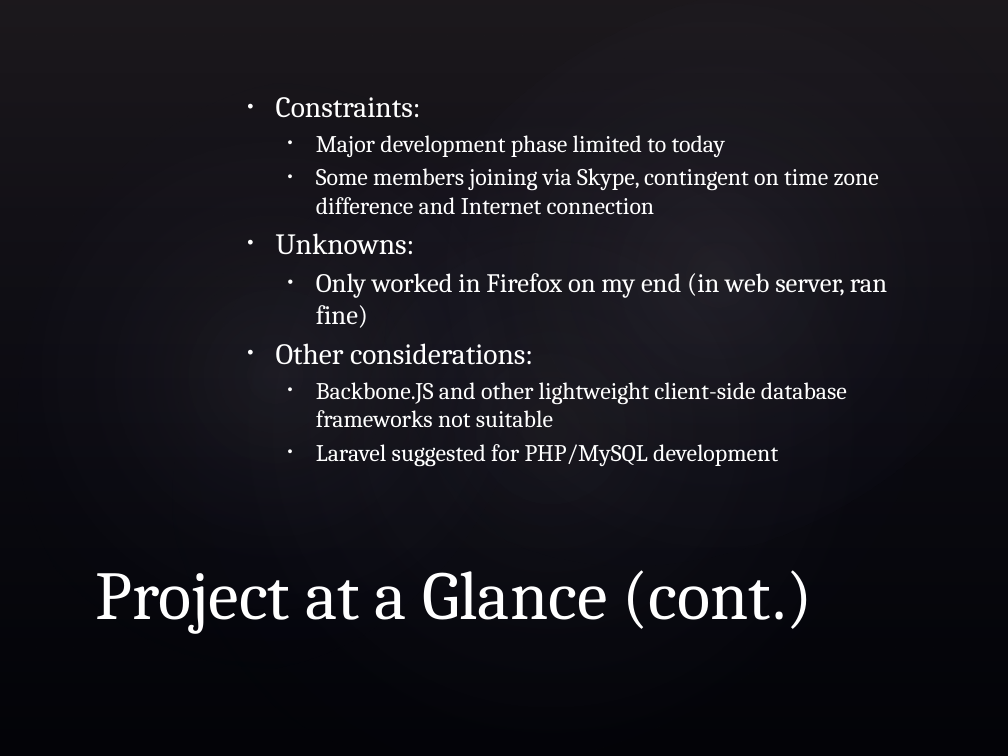
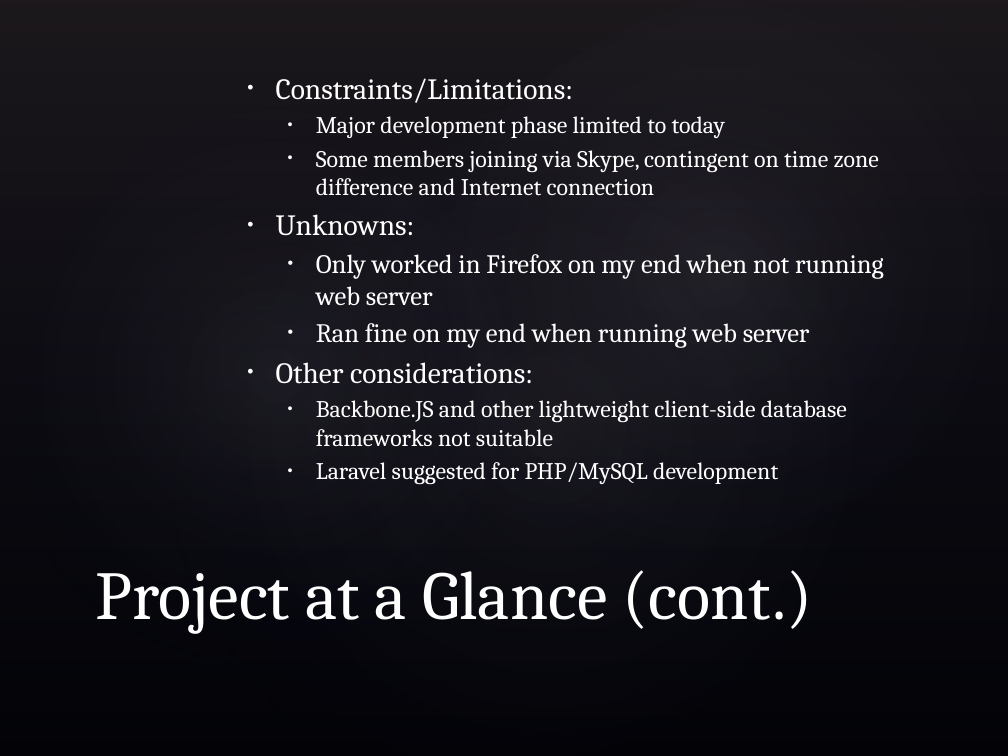
Before and after one commit to Code-Alliance-Archive/codescore, a slide deck: slide 8 of codeScorePreview.pptx. Drawn at 1008x756 pixels with LibreOffice and Linux fonts; fonts in the diff are those of the drawing; background and template pictures are left out. Boxes give left, top, right and bottom in pixels: in the first picture for what was removed or moved away, otherwise in the second. Text is boxed around its words. In the diff, an @@ line names an element or a change of style, - is before the commit and + after.

```diff
--- a/codeScorePreview.pptx
+++ b/codeScorePreview.pptx
@@ text at (x1=276, y1=78, x2=574, y2=103): text changed @@
-• Constraints:
+• Constraints/Limitations:
@@ text at (x1=316, y1=254, x2=884, y2=348): text changed @@
-  • Only worked in Firefox on my end (in web server, ran fine)
+  • Only worked in Firefox on my end when not running web server
+  • Ran fine on my end when running web server
```
Also in this commit, not shown: 1 other slide changed, 1 other file.
